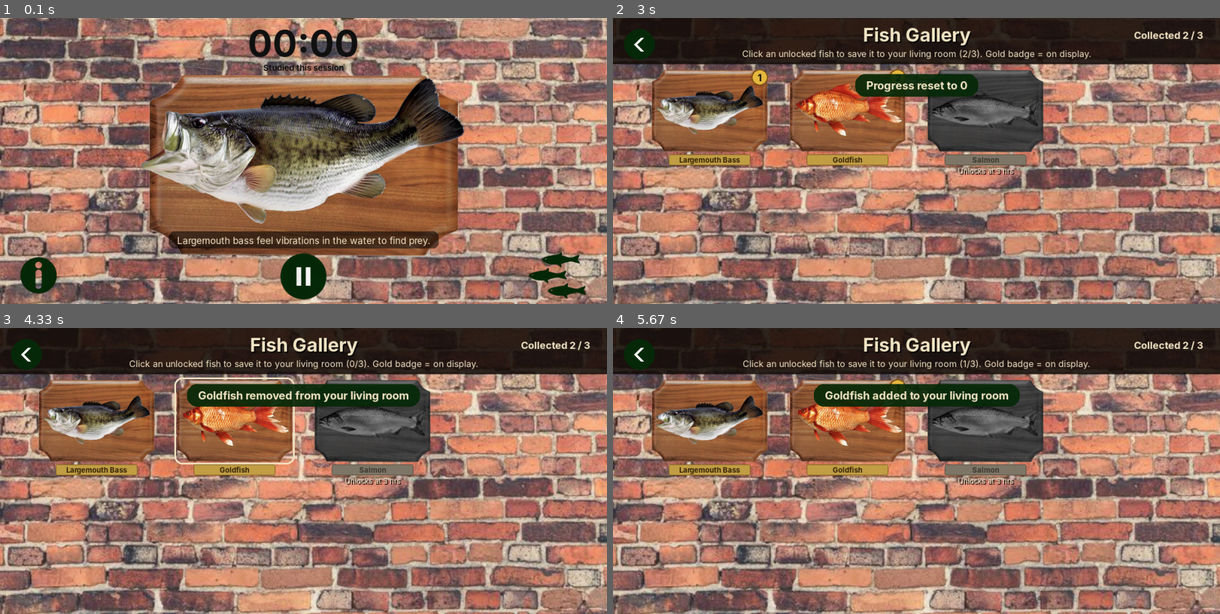
Above: before the commit, frames 1-4 (two rows, left to right).
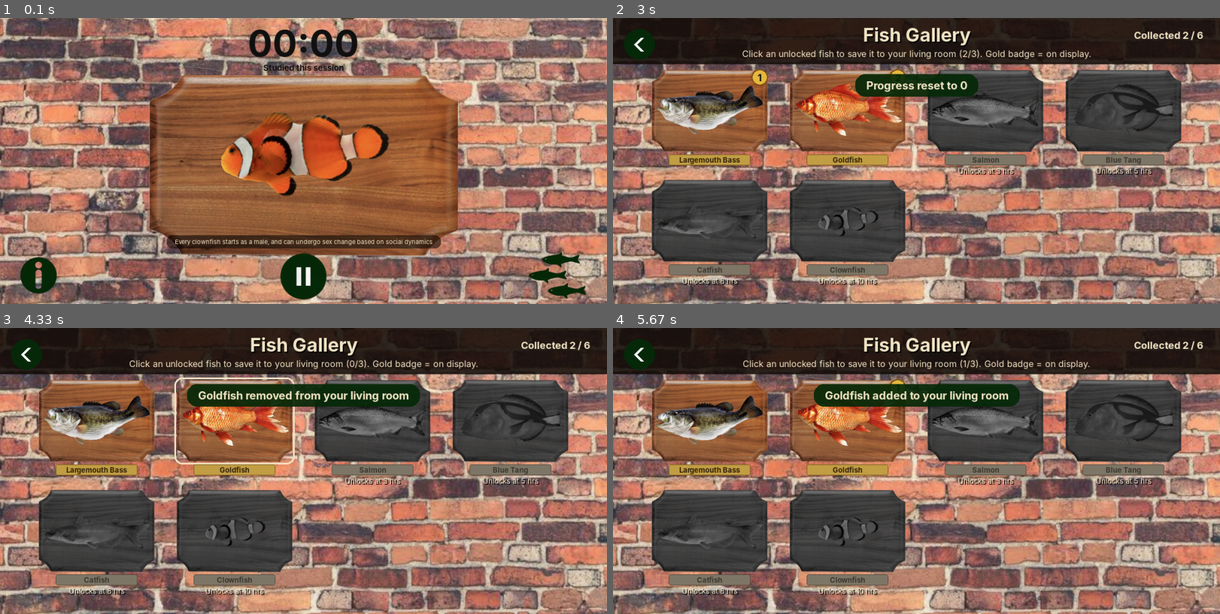
Above: after the commit, the same moments.

Repository: MehelGupta/HowdyHack2026
Game: pygame game, started from pygamefigma.py
Same seed, same stepped clock (60 frames per second), same inputs: the game is played once before the commit and once after it.
Inputs (mouse positions are in pixels of both pictures, inside the frame that each line leads up to):
- Up to frame 1 (0.1 s): no input
- Up to frame 2 (3 s): tap Space at 0.33 s; hold Up 0.67-1.13 s; press the mouse at (770, 103) at 1.2 s; move the mouse to (734, 129) at 1.3 s; release the mouse at (697, 152) at 1.43 s; tap R at 1.5 s; press the mouse at (916, 46) at 1.87 s; move the mouse to (995, 49) at 1.97 s; release the mouse at (1074, 52) at 2.1 s; tap L at 2.17 s; press the mouse at (1171, 275) at 2.53 s; move the mouse to (971, 223) at 2.63 s; release the mouse at (764, 172) at 2.77 s; press the mouse at (1165, 275) at 2.87 s; move the mouse to (1147, 226) at 2.97 s
- Up to frame 3 (4.33 s): release the mouse at (522, 491) at 3.1 s; click "Largemouth Bass" at 3.22 s; press the mouse at (552, 585) at 3.53 s; move the mouse to (503, 516) at 3.63 s; release the mouse at (455, 445) at 3.77 s; hold Down 3.83-4.13 s; click (188, 402) at 4.22 s
- Up to frame 4 (5.67 s): hold Up 4.5-4.87 s; press the mouse at (801, 402) at 4.93 s; move the mouse to (758, 408) at 5.03 s; release the mouse at (716, 410) at 5.17 s; press the mouse at (637, 353) at 5.27 s; move the mouse to (704, 396) at 5.37 s; release the mouse at (764, 442) at 5.5 s; press the mouse at (916, 402) at 5.6 s

The runs differ from the first frame. In frame 1, 16% of the frame differs, in the area x 23-77%, y 20-81%; in frame 2, 17%, in the area x 6-98%, y 4-94%; in frame 3, 17%; in frame 4, 17%.

Commit message:
changing music stuff

Diff:
--- a/pygamefigma.py
+++ b/pygamefigma.py
@@ -45,13 +45,22 @@
 
 # One entry per level, in unlock order. "file" is the prefix of assets/<file>_1.png, _2, _3...
 # unlock_h = total hours studied needed to unlock that fish.
+# song = the file name inside the music/ folder that plays while this fish is on the home screen,
+#        e.g. song="bass theme.mp3". Leave it as None to use the Nth file in music/ (alphabetical).
 FISH = [
-    dict(name="Largemouth Bass", file="bass", unlock_h=0.0,
+    dict(name="Largemouth Bass", file="bass", unlock_h=0.0, song="bassTheme.mp3",
          fact="Largemouth bass feel vibrations in the water to find prey."),
-    dict(name="Goldfish", file="goldfish", unlock_h=1.0,
+    dict(name="Goldfish", file="goldfish", unlock_h=1.0, song="goldfishTheme.mp3",
          fact="Goldfish can remember things for months, not 3 seconds!"),
-    dict(name="Salmon", file="salmon", unlock_h=3.0,
+    dict(name="Salmon", file="salmon", unlock_h=3.0, song="salmonTheme.mp3",
          fact="Salmon swim back to the stream where they were born."),
+    dict(name="Blue Tang", file = "bluetang", unlock_h = 5.0, song = "doryTheme.mp3",
+         fact = "Dory in Finding Nemo is a blue tang."),
+    dict(name = "Catfish", file="catfish", unlock_h = 8.0, song = "catfishTheme.mp3",
+         fact = "Catfish have fullbody taste buds including on their whiskered barbels."),
+    dict(name = "Clownfish", file = "clownfish", unlock_h = 10.0, song = "nemoTheme.mp3",
+        fact = "Every clownfish starts as a male, and can undergo sex change based on social dynamics")
+
 ]
 
 # Honors, shown on the books page. Order = display order of the "latest honor".
@@ -339,15 +348,41 @@
 # --------------------------------------------------------------------------
 # Music
 # --------------------------------------------------------------------------
-def load_music():
-    """Loads the first song in music/ with MusicReader (loops, tracks beats). None if no music."""
-    if MusicReader is None or not os.path.isdir(MUSIC_DIR):
-        return None
-    tracks = sorted(f for f in os.listdir(MUSIC_DIR) if f.lower().endswith((".mp3", ".ogg", ".wav")))
+def music_tracks():
+    """Every song file in the music/ folder, alphabetical."""
+    if not os.path.isdir(MUSIC_DIR):
+        return []
+    return sorted(f for f in os.listdir(MUSIC_DIR) if f.lower().endswith((".mp3", ".ogg", ".wav")))
+
+
+def song_for_fish(idx):
+    """The music file that belongs to fish number idx (or None if music/ is empty).
+
+    Uses the fish's own "song" from the FISH list. If that's None (or the file is missing),
+    falls back to the Nth file in music/, wrapping around if there are more fish than songs.
+    """
+    tracks = music_tracks()
     if not tracks:
         return None
+    wanted = FISH[idx].get("song")
+    if wanted:
+        by_lower = {t.lower(): t for t in tracks}  # ignore capital letters when matching
+        if wanted.lower() in by_lower:
+            return by_lower[wanted.lower()]
+        print(f"{FISH[idx]['name']}: song '{wanted}' not found in {MUSIC_DIR}. Using a default song instead.")
+    return tracks[idx % len(tracks)]
+
+
+def load_music(fish_idx=0):
+    """Starts the song that belongs to fish number fish_idx with MusicReader (loops, tracks beats).
+    Returns None if there is no music."""
+    if MusicReader is None:
+        return None
+    song = song_for_fish(fish_idx)
+    if song is None:
+        return None
     try:
-        reader = MusicReader(os.path.join(MUSIC_DIR, tracks[0]))
+        reader = MusicReader(os.path.join(MUSIC_DIR, song))
         reader.unpause()  # starts playing
         return reader
     except Exception as err:  # bad file, no audio device, ...
@@ -936,7 +971,8 @@
 
     a = load_assets()
     prog = Progress()
-    music = load_music()
+    music = None        # the MusicReader that's playing (None = no music)
+    music_song = None   # file name of the song that's loaded right now
 
     btn_info = Button(a.info, (70, H - 52))
     btn_pause = Button(a.pause, (W // 2, H - 50))
@@ -958,6 +994,16 @@
     toast = {"queue": [], "text": "", "ttl": 0.0}
     t = mouth_t = save_timer = 0.0
     just_reset = False  # True for one frame after pressing R
+
+    def start_music(fish_idx):
+        """Stop whatever is playing and start the song that belongs to this fish."""
+        nonlocal music, music_song
+        if music:
+            music.stop()
+        music = load_music(fish_idx)
+        music_song = song_for_fish(fish_idx) if music else None
+        if music and state["paused"]:
+            music.pause()
 
     def notify(msg):
         """Show a short message right away (replaces whatever toast is showing)."""
@@ -986,6 +1032,8 @@
             for new_i in range(lvl_before + 1, prog.level + 1):
                 prog.auto_pin(new_i)  # a new fish takes a free living-room slot automatically
             toast["queue"].append(f"New fish unlocked: {FISH[prog.level]['name']}!")
+            if song_for_fish(prog.level) != music_song:  # the new fish has its own song
+                start_music(prog.level)
         for name in prog.check_honors():
             toast["queue"].append(f"Honor unlocked: {name}")
 
@@ -1001,6 +1049,8 @@
         state["page"] = "home"
         if music:
             music.unpause()
+
+    start_music(prog.level)  # play the song of the fish on the home screen
 
     while True:
         dt = min(clock.tick(FPS) / 1000, 0.1)
@@ -1053,9 +1103,7 @@
                     state["countdown"] = False         # timer back to its default: counting up
                     state["gscroll"] = 0.0             # gallery back to the top
                     state["gdrag"] = False
-                    if music:                          # restart the song from the beginning
-                        music.stop()
-                        music = load_music()
+                    start_music(prog.level)            # restart music from the beginning (starter fish's song)
                     just_reset = True                  # skip this frame's time tick so the clock reads 0
                     toast["queue"].append("Progress reset to 0")
 
--- a/save.json
+++ b/save.json
@@ -1 +1 @@
-{"total": 3.2959999999999954, "max_session": 3.2959999999999954, "honors": [], "favorites": [0]}
+{"total": 36064.110000004446, "max_session": 25225.494999999617, "honors": ["Goldfish Friend", "Deep Focus", "Marathon Swimmer", "Super Fish"], "favorites": [1, 0, 2]}
Not shown, added: music/nemoTheme.mp3
